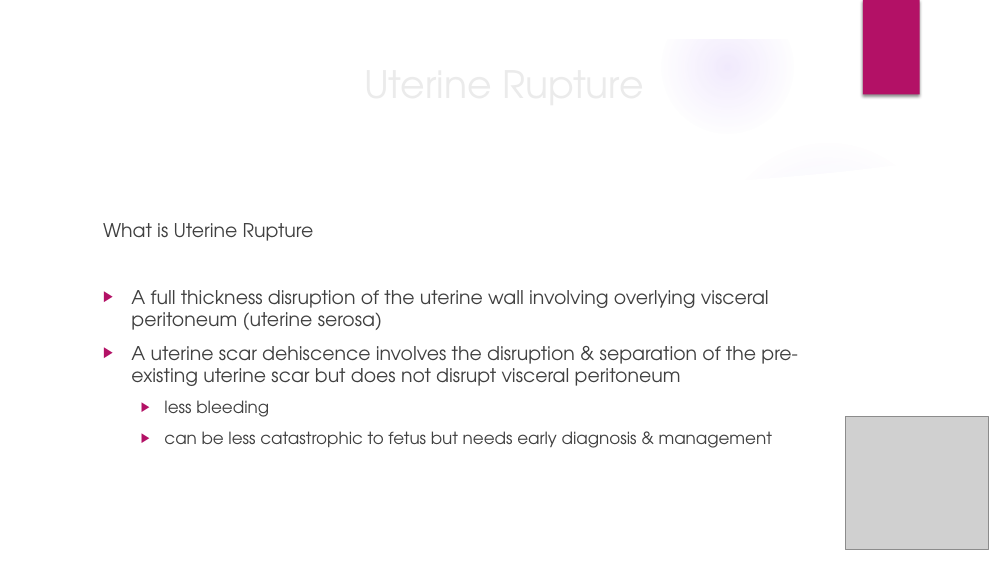
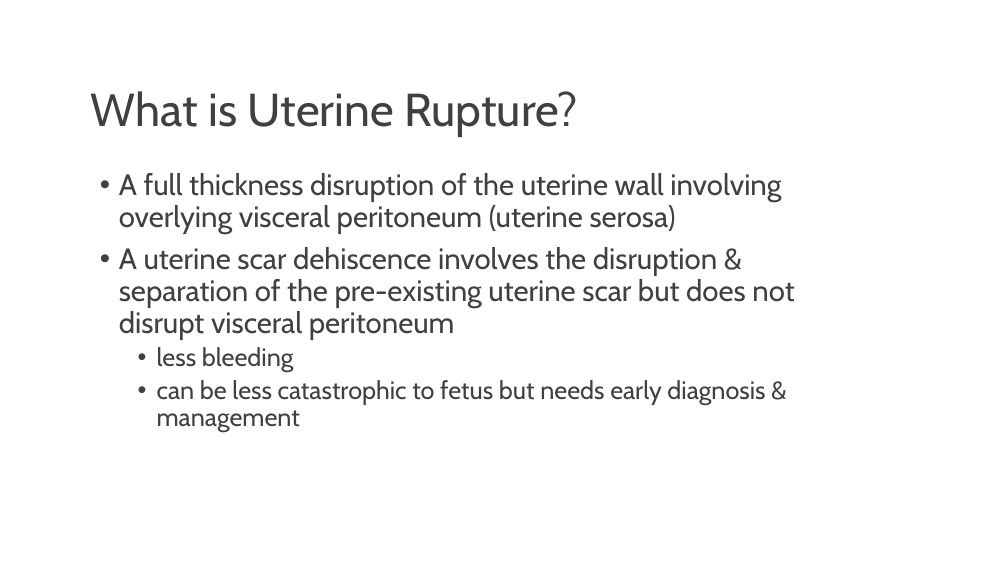
Before and after one commit to matt-thorpe87/mep, a slide deck: slide 5 of docs/assets/presentations/uterine-rupture.pptx. Drawn at 1008x567 pixels with LibreOffice and Linux fonts; fonts in the diff are those of the drawing; grey boxes stand for pictures; background and template pictures are left out. Boxes give left, top, right and bottom in pixels: in the first picture for what was removed or moved away, otherwise in the second. Text is boxed around its words. In the diff, an @@ line names an element or a change of style, - is before the commit and + after.

```diff
--- a/docs/assets/presentations/uterine-rupture.pptx
+++ b/docs/assets/presentations/uterine-rupture.pptx
@@ group removed at box(0, 0, 1008, 567): 4 ellipses, 3 freeform shapes @@
@@ rectangle removed at box(863, 0, 920, 95) @@
@@ title at box(91, 91, 578, 137): text changed; size 36 to 44 pt; font TeX Gyre Adventor to Cabin; text colour #EBEBEB to #404040 @@
-Uterine Rupture
+What is Uterine Rupture?
@@ text "A full thickness disruption of ...": place and size @@
-text "A full thickness disruption of ..." at box(103, 223, 798, 448)
+text "A full thickness disruption of ..." at box(119, 173, 794, 432)
@@ text "A full thickness disruption of ..." at box(119, 173, 794, 432): size 18 to 28 pt in "A full thickness disruption of the uterine ...", "A uterine scar dehiscence involves the disruption ..."; font TeX Gyre Adventor to Cabin; size 16 to 24 pt in "less bleeding", "can be less catastrophic to fetus but ..."; bullet ▶ to •; line spacing 1 to 0.9; less space between paragraphs @@
@@ text at box(103, 223, 168, 237): paragraph removed @@
-What is Uterine Rupture
@@ picture removed at box(845, 417, 989, 550) @@
```
Also in this commit, not shown: 13 other slides changed, 3 other files.
